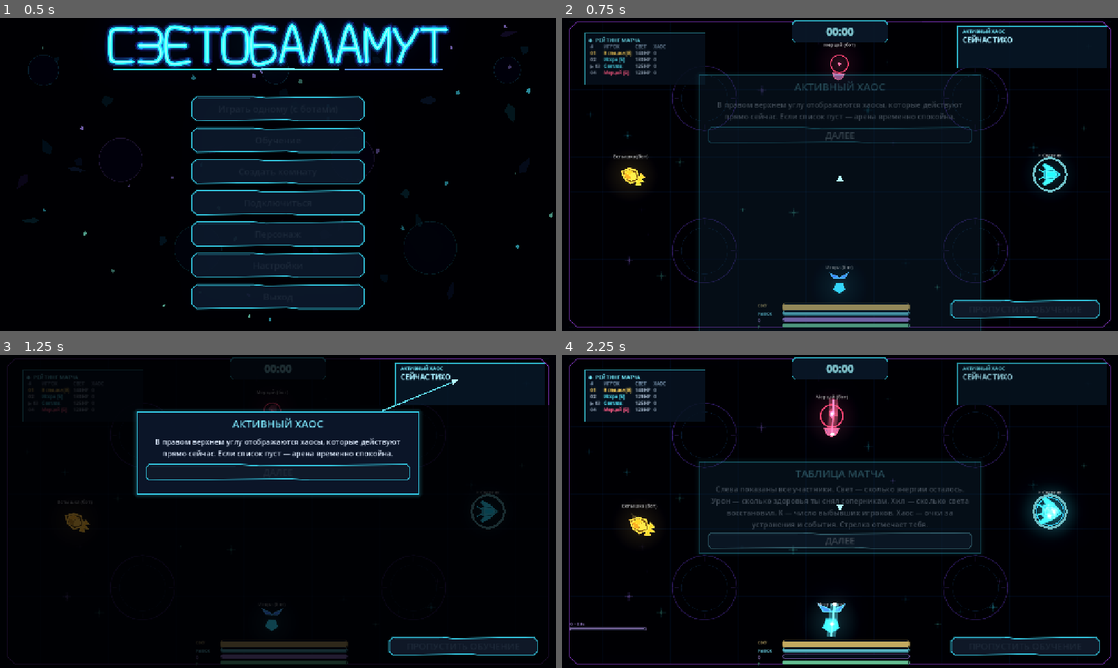
Above: before the commit, frames 1-4 (two rows, left to right).
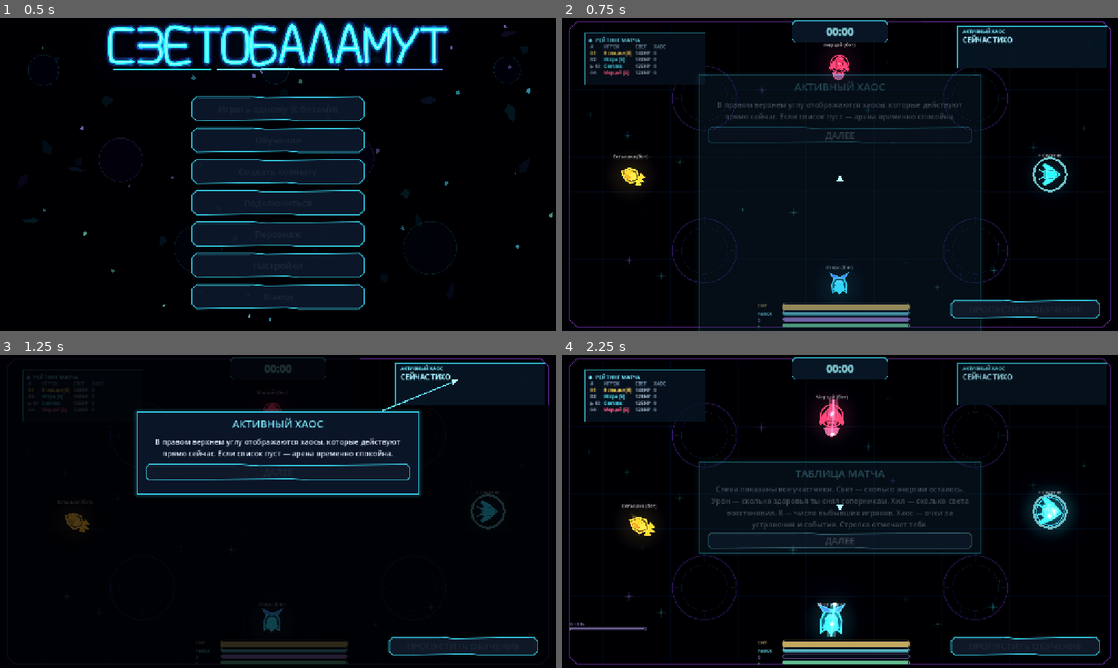
Above: after the commit, the same moments.

Repository: DvoreZZKy/svetobalamut
Game: Godot game, scene res://scenes/menu.tscn
The game is run twice, just before and just after one commit, with the same random seed, the same clock (stepped at 60 frames per second) and the same inputs.
Inputs (mouse positions are in pixels of both pictures, inside the frame that each line leads up to):
- Up to frame 1 (0.5 s): no input
- Up to frame 2 (0.75 s): click "Играть одному (с ботами)" at 0.5 s
- Up to frame 3 (1.25 s): no input
- Up to frame 4 (2.25 s): tap Enter (restart) at 1.25 s; move the mouse to (962, 495) at 1.27 s; hold D (right) 1.28-2 s; tap Q (ability) at 1.35 s; click (962, 495) at 1.42 s; click "ДАЛЕЕ" at 2 s

Frame 1 is identical in both runs. In frame 2, 0.2% of the frame differs, in the area x 48-52%, y 12-89%; in frame 3, less than 0.1%; in frame 4, 0.3%, in the area x 46-51%, y 16-90%.

Commit message:
Keep character silhouettes beneath class emblems

Diff:
--- a/scripts/vector_actor.gd
+++ b/scripts/vector_actor.gd
@@ -25,7 +25,7 @@
 func _draw() -> void:
 	var dark := tint.darkened(0.62)
 	var bright := tint.lightened(0.42)
-	match kind:
+	match posmod(kind, 4):
 		0: # Светляк: крылья и короткое светящееся тело.
 			_shape([Vector2(-8,-4),Vector2(-23,-18),Vector2(-27,-14),Vector2(-17,5),Vector2(-7,8)], bright, bright, 2.5)
 			_shape([Vector2(8,-4),Vector2(23,-18),Vector2(27,-14),Vector2(17,5),Vector2(7,8)], bright, bright, 2.5)
@@ -92,7 +92,7 @@
 				draw_arc(Vector2.ZERO, 19.0, 2.1, 4.2, 20, bright, 2.5, true)
 	if outfit > 0:
 		var cloth: Color = [Color("#26334f"), Color("#f4d35e"), Color("#3ddc97"), Color("#f05d9b"), Color("#d6e4ff")][outfit]
-		match kind:
+		match posmod(kind, 4):
 			0: _shape([Vector2(-7,-3),Vector2(7,-3),Vector2(5,10),Vector2(0,15),Vector2(-5,10)], cloth, cloth.lightened(0.35), 2.0)
 			1: _shape([Vector2(-14,4),Vector2(14,4),Vector2(10,17),Vector2(-10,17)], cloth, cloth.lightened(0.35), 2.0)
 			2: _shape([Vector2(-14,1),Vector2(14,1),Vector2(16,13),Vector2(0,20),Vector2(-16,13)], cloth, cloth.lightened(0.35), 2.0)
